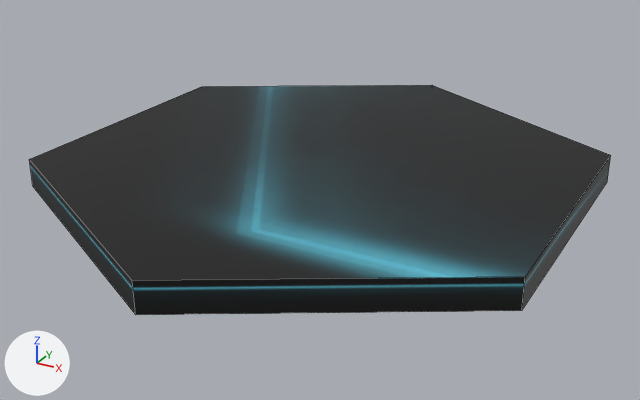
The FBX model source/modelsrc/marine/hexagon/hexagon.fbx as it was, and as the next commit left it.
Both versions are drawn from a 50 mm camera at (1.371, -2.506, 1.141) aimed at (0.014, -0.038, -0.092). The lights are fixed; the arrows at lower left show +X, +Y and +Z. Mesh edges are drawn as thin lines.
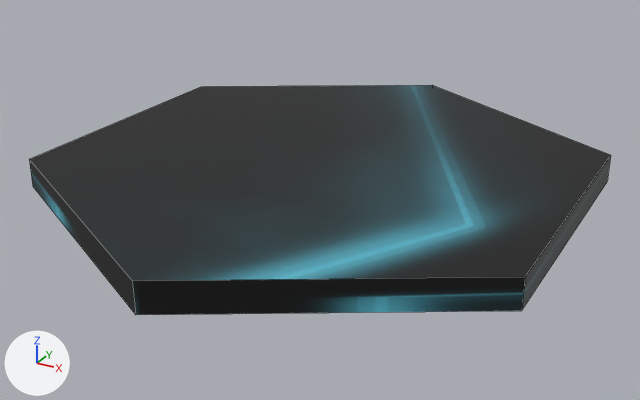
The newer file is also turned or shifted as a whole; pictures and numbers use the older file's frame.

What the commit changed:
me_cylinder has 12 vertices, 8 faces and spans x -0.87..0.87, y -1.0..1.0, z -0.05..0.05.
me_cylinder is used by ob_cylinder; location (0.0, 0.0, 0.0).
me_cylinder part 1: texture (UV) coordinates of 8 of 8 faces, centred in x -0.87..0.87, y -0.75..0.75, z -0.05..0.05, changed; they spanned u 0.0..1.0, v 0.01..1.0 and now span u 0.0..0.92, v 0.0..1.0.
Object 'Cylinder' (ob_cylinder) turns from (0, 0, 0) to (180, 0, 0) degrees about x, y and z.

Boxes [x1, y1, x2, y2] around the edits, measured in the pictures (640 x 400 px):
'Cylinder', surface changed, turned: [29, 85, 611, 315] in both
